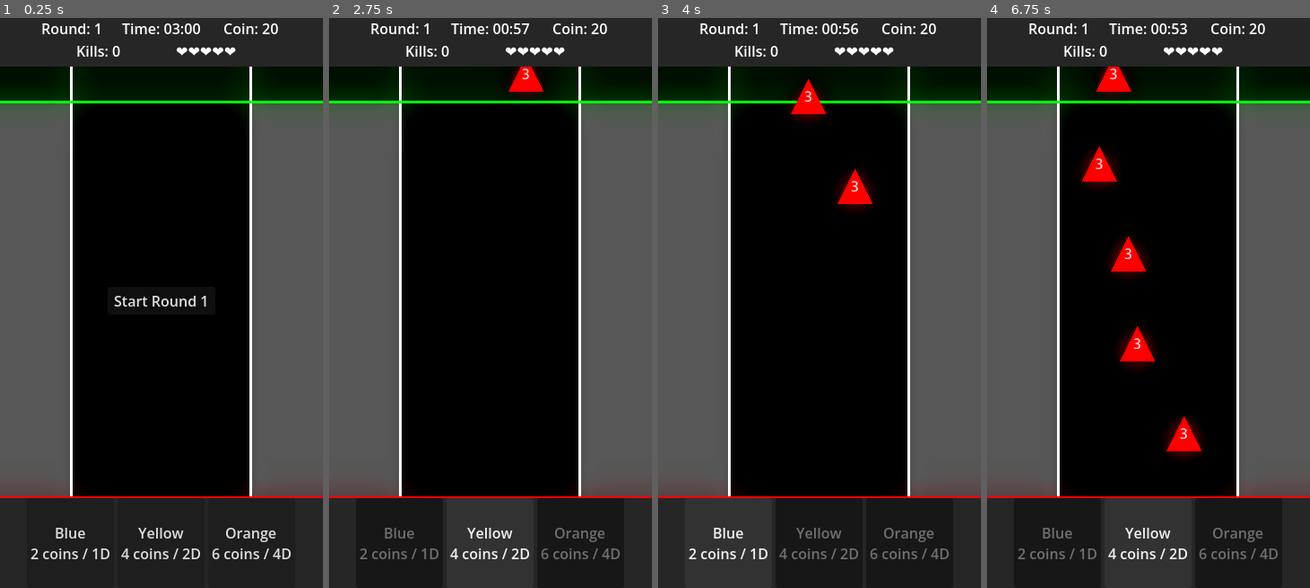
Above: before the commit, frames 1-4 (left to right).
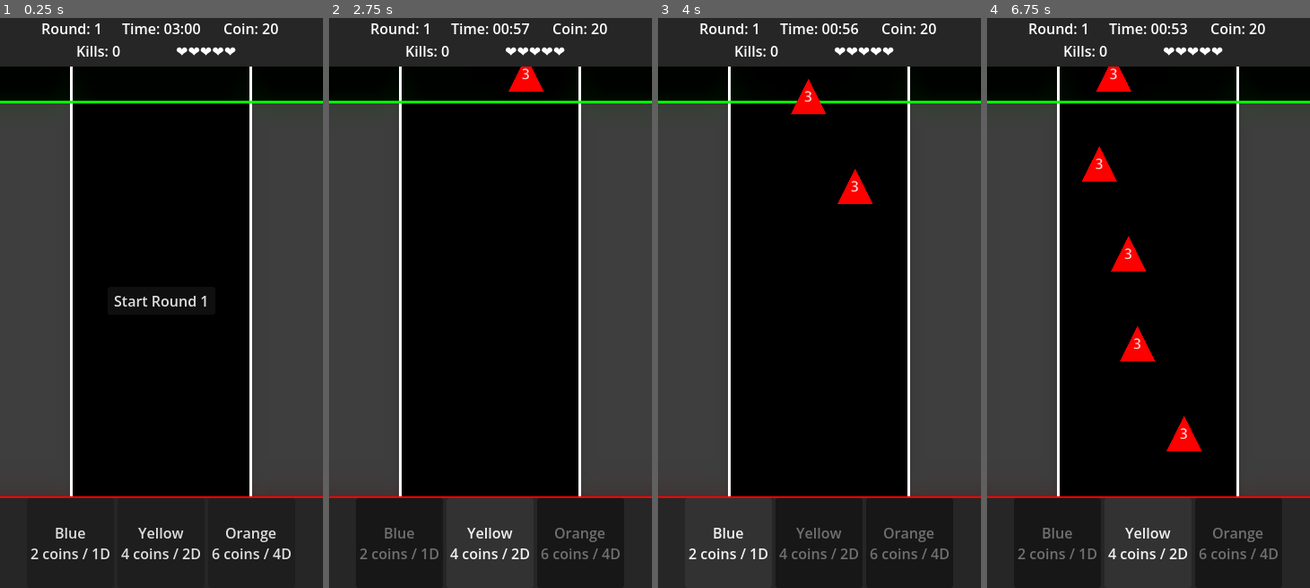
Above: after the commit, the same moments.

Repository: kw900628-dot/defense-game
Game: Godot game, scene res://main_game.tscn
Two runs of this game, one before a commit and one after it. Both use one fixed random seed, a clock stepped at 60 frames per second and the inputs below.
Inputs:
- Up to frame 1 (0.25 s): no input
- Up to frame 2 (2.75 s): click "Start Round 1" at 0.5 s; click "Blue 2 coins / 1D" at 1.25 s; click "Yellow 4 coins / 2D" at 2 s
- Up to frame 3 (4 s): click "Orange 6 coins / 4D" at 2.75 s; click "Blue 2 coins / 1D" at 3.5 s
- Up to frame 4 (6.75 s): click "Yellow 4 coins / 2D" at 4.25 s; click "Orange 6 coins / 4D" at 5 s; click "Blue 2 coins / 1D" at 5.75 s; click "Yellow 4 coins / 2D" at 6.5 s

The runs differ from the first frame. In frame 1, 30% of the frame differs, in the area x 0-100%, y 10-84%; in frame 2, 30%; in frame 3, 30%; in frame 4, 31%, in the area x 0-100%, y 8-84%.

Commit message:
네온 효과 강도 조절

Diff:
--- a/default_env.tres
+++ b/default_env.tres
@@ -8,9 +8,9 @@
 glow_levels/3 = 1.0
 glow_levels/4 = 0.5
 glow_levels/5 = 0.0
-glow_intensity = 1.2
-glow_strength = 1.1
-glow_bloom = 0.5
+glow_intensity = 1.0
+glow_strength = 0.8
+glow_bloom = 0.2
 glow_blend_mode = 0
 glow_hdr_threshold = 0.5
 adjustment_enabled = true
